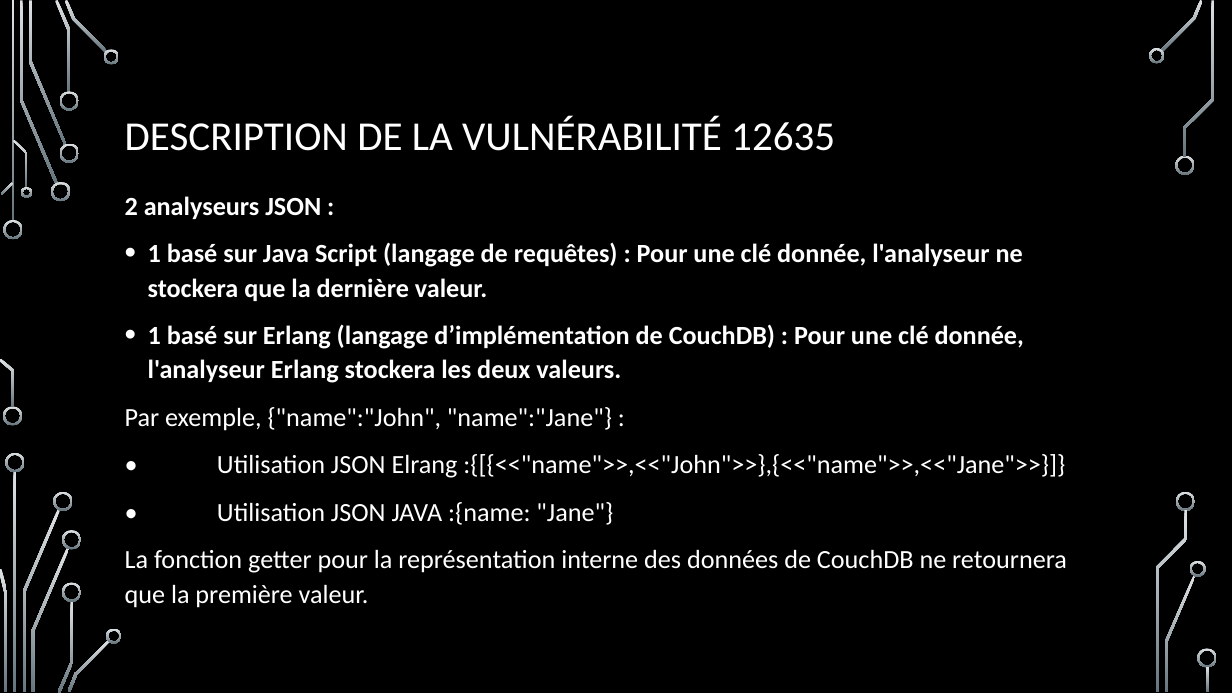
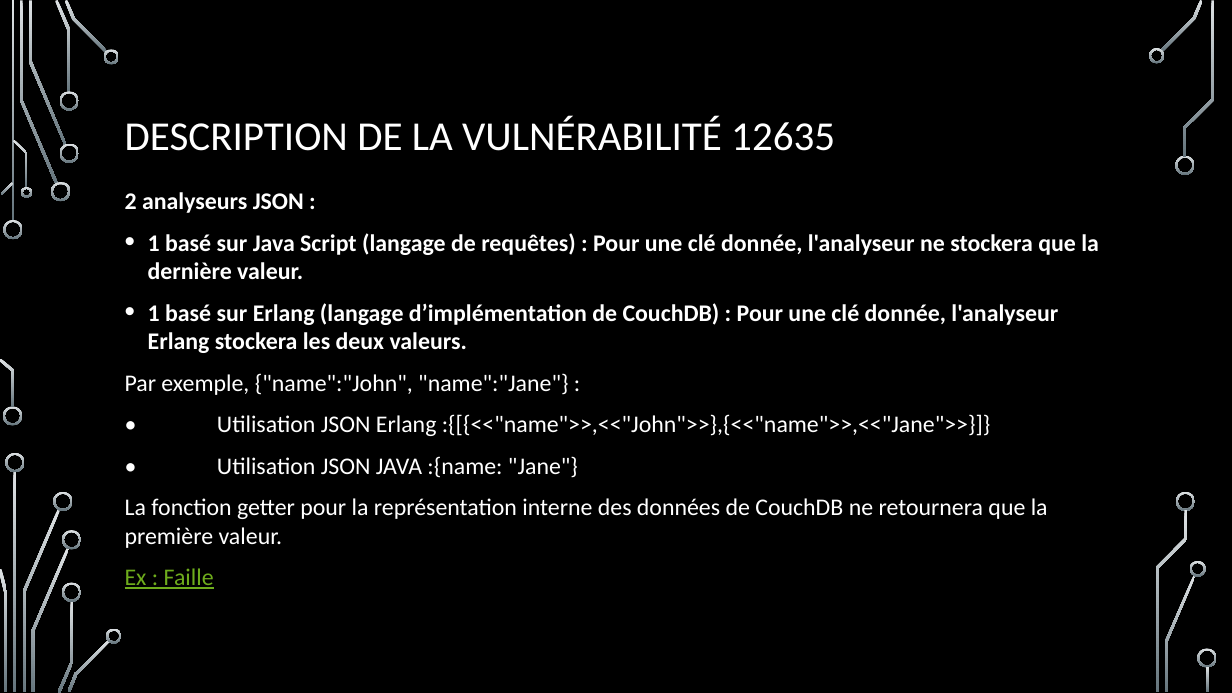
Before and after one commit to Guillaumeclavel/Etude_Faille_CVE_12636, a slide deck: slide 5 of Présentation étude de faille CVE 2017-12635 ET 12636 ébauche.pptx. Drawn at 1232x693 pixels with LibreOffice and Linux fonts; fonts in the diff are those of the drawing; background and template pictures are left out. Boxes give left, top, right and bottom in pixels: in the first picture for what was removed or moved away, otherwise in the second. Text is boxed around its words. In the diff, an @@ line names an element or a change of style, - is before the commit and + after.

```diff
--- a/Présentation étude de faille CVE 2017-12635 ET 12636 ébauche.pptx
+++ b/Présentation étude de faille CVE 2017-12635 ET 12636 ébauche.pptx
@@ text at (125,192,1099,548): size 20.4 to 18.6 pt in "2 analyseurs JSON :", "1 basé sur Java Script (langage de ...", "1 basé sur Erlang (langage d’implémentation de ...", "Par exemple, {"name":"John", "name":"Jane"} :" and 2 more places; line spacing 1.1 to 1 @@
@@ text at (217,414,991,436): text changed; size 20.4 to 18.6 pt @@
-• Utilisation JSON Elrang :{[{<<"name">>,<<"John">>},{<<"name">>,<<"Jane">>}]}
+• Utilisation JSON Erlang :{[{<<"name">>,<<"John">>},{<<"name">>,<<"Jane">>}]}
@@ text at (125,568,214,589): paragraph added @@
+Ex : Faille
```
Also in this commit, not shown: 8 other slides changed.
